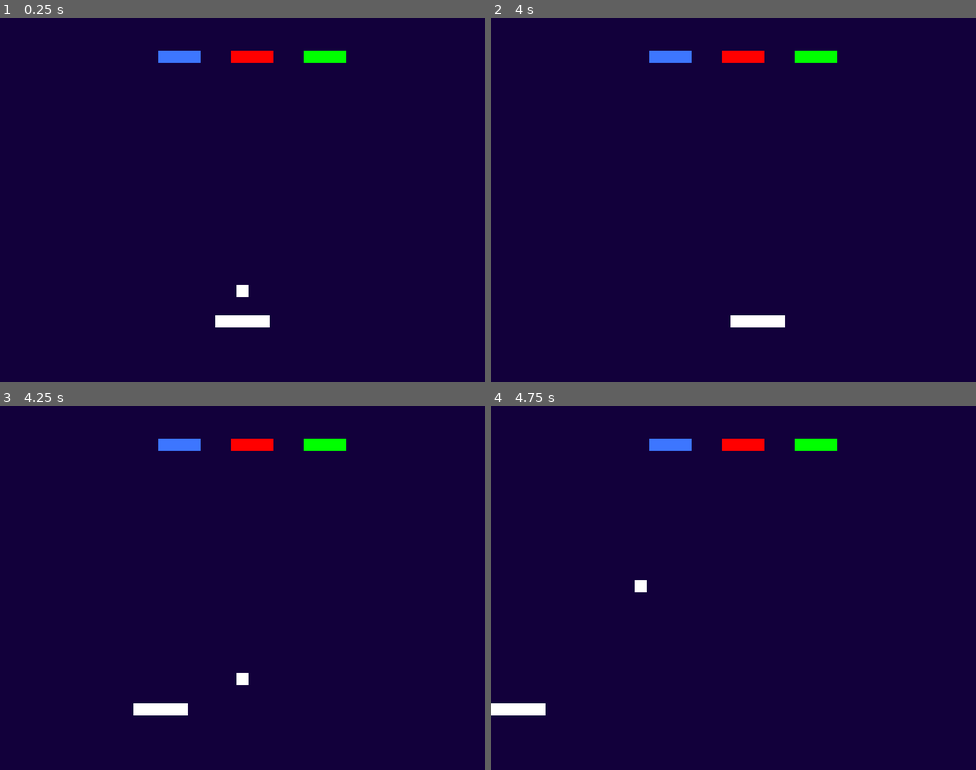
Above: before the commit, frames 1-4 (two rows, left to right).
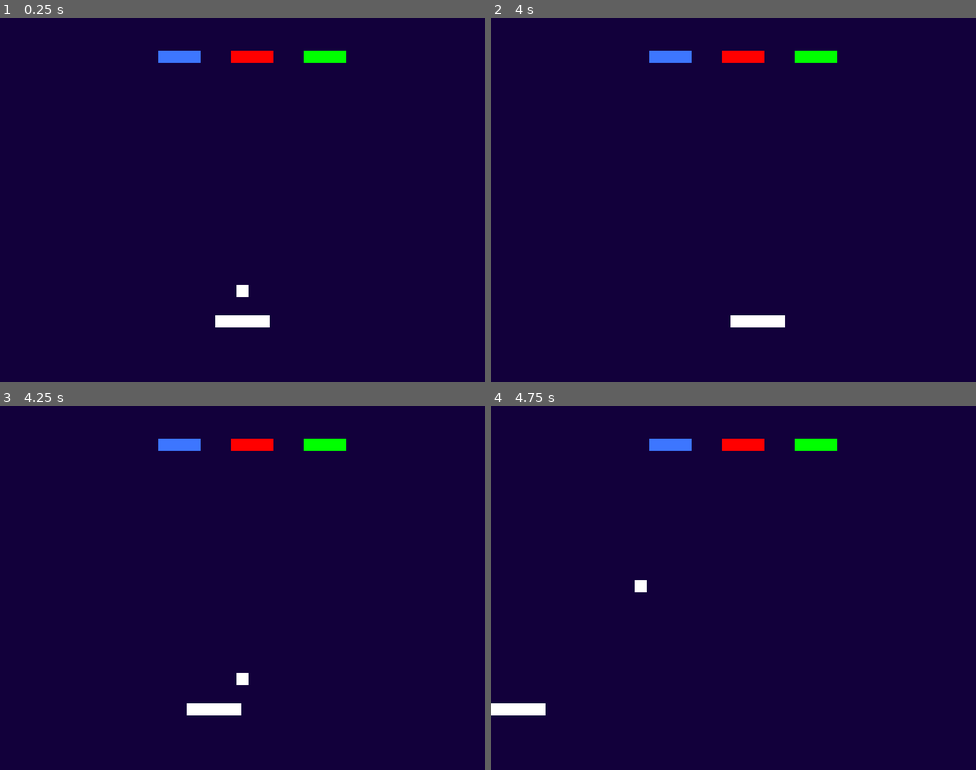
Above: after the commit, the same moments.

Repository: Gui-dev/breakout-game
Game: Godot game, scene res://src/levels/level_01.tscn
Two runs of this game, one before a commit and one after it. Both use one fixed random seed, a clock stepped at 60 frames per second and the inputs below. The project has no main scene, so this scene is started directly.
Inputs:
- Up to frame 1 (0.25 s): no input
- Up to frame 2 (4 s): tap Enter at 0.5 s; hold D (move_right) 0.53-1.28 s; tap Space (throw-ball) every 0.75 s from 0.6 to 3.6 s; hold A (move_left) 1.28-2.03 s; hold D (move_right) 2.03-3.53 s; hold A (move_left) from 3.53 s (still down)
- Up to frame 3 (4.25 s): keep holding A (move_left); tap R (restart, bound only after the commit) at 4.15 s
- Up to frame 4 (4.75 s): keep holding A (move_left); tap Space (throw-ball) at 4.35 s

Frames 1-2 are identical in both runs. In frame 3, 0.7% of the frame differs, in the area x 27-50%, y 81-85%; in frame 4, nothing differs.

Commit message:
feat: add quit and restart inputs

Diff:
--- a/project.godot
+++ b/project.godot
@@ -39,6 +39,16 @@
 "events": [Object(InputEventKey,"resource_local_to_scene":false,"resource_name":"","device":-1,"window_id":0,"alt_pressed":false,"shift_pressed":false,"ctrl_pressed":false,"meta_pressed":false,"pressed":false,"keycode":0,"physical_keycode":32,"key_label":0,"unicode":32,"echo":false,"script":null)
 ]
 }
+restart={
+"deadzone": 0.5,
+"events": [Object(InputEventKey,"resource_local_to_scene":false,"resource_name":"","device":-1,"window_id":0,"alt_pressed":false,"shift_pressed":false,"ctrl_pressed":false,"meta_pressed":false,"pressed":false,"keycode":0,"physical_keycode":82,"key_label":0,"unicode":114,"echo":false,"script":null)
+]
+}
+exit={
+"deadzone": 0.5,
+"events": [Object(InputEventKey,"resource_local_to_scene":false,"resource_name":"","device":-1,"window_id":0,"alt_pressed":false,"shift_pressed":false,"ctrl_pressed":false,"meta_pressed":false,"pressed":false,"keycode":0,"physical_keycode":4194305,"key_label":0,"unicode":0,"echo":false,"script":null)
+]
+}
 
 [layer_names]
 
--- a/src/manager/scripts/game_manager.gd
+++ b/src/manager/scripts/game_manager.gd
@@ -13,6 +13,17 @@
   search_blocks()
 
 
+func _process(_delta: float) -> void:
+  get_inputs()
+
+
+func get_inputs() -> void:
+  if Input.is_action_just_pressed("restart"):
+    get_tree().reload_current_scene()
+  if Input.is_action_just_pressed("exit"):
+    get_tree().quit()
+
+
 func search_blocks() -> void:
   for block in blocks.get_children():
     quantity_block += 1
Not shown, added: export_presets.cfg
